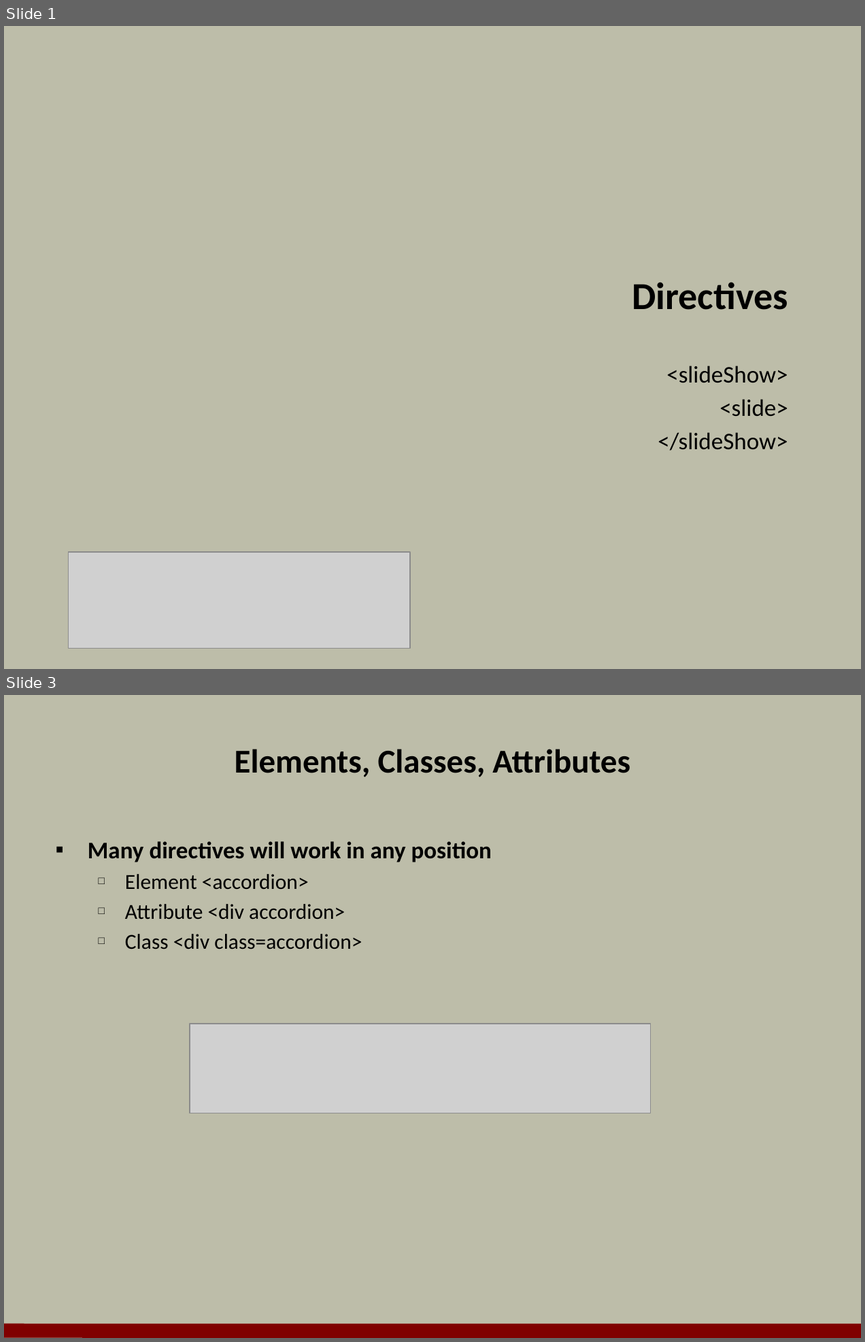
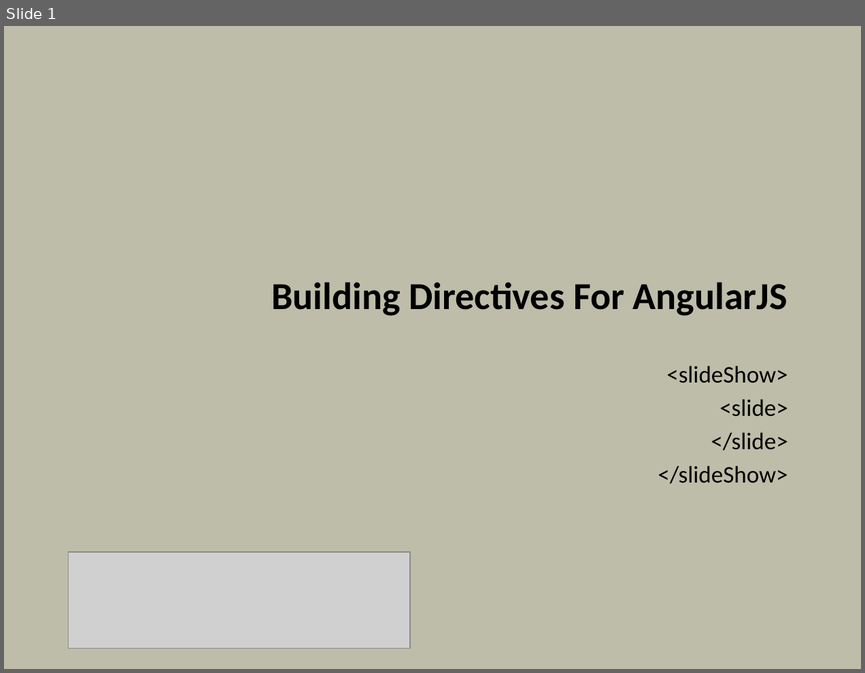
Before and after one commit to OdeToCode/classes, a slide deck: angularjs/slides/05_Directives.pptx. Shown one above the other, each under a label of ours: slides 1 and 3 before the commit, slide 1 after it; the slides between them are not shown. The pictures are 865x1342 and 865x673 pixels, drawn with LibreOffice and Linux fonts; fonts in the diff are those of the drawing; grey boxes stand for pictures; background and template pictures are left out. Boxes give left, top, right and bottom in pixels: in the first picture for what was removed or moved away, otherwise in the second. Text is boxed around its words. In the diff, an @@ line names an element or a change of style, - is before the commit and + after.

```diff
--- a/angularjs/slides/05_Directives.pptx
+++ b/angularjs/slides/05_Directives.pptx
@@ slide 3 removed at (4,695,861,1338), background #BDBDA9 @@
@@ title removed at (235,749,630,777) @@
-Elements, Classes, Attributes
@@ text removed at (88,841,492,949) @@
-▪ Many directives will work in any position
-  □ Element <accordion>
-  □ Attribute <div accordion>
-  □ Class <div class=accordion>
@@ picture removed at (190,1023,651,1113) @@
@@ line removed from (4, 1330) to (861, 1331) @@
@@ slide 1 changed as well @@
@@ title at (271,282,787,316): text changed @@
-Directives
+Building Directives For AngularJS
@@ subtitle at (711,432,787,450): paragraph added @@
+</slide>
```
Also in this commit, not shown: 1 other slide changed, 21 slides added, 11 other slides removed, 9 other files.
